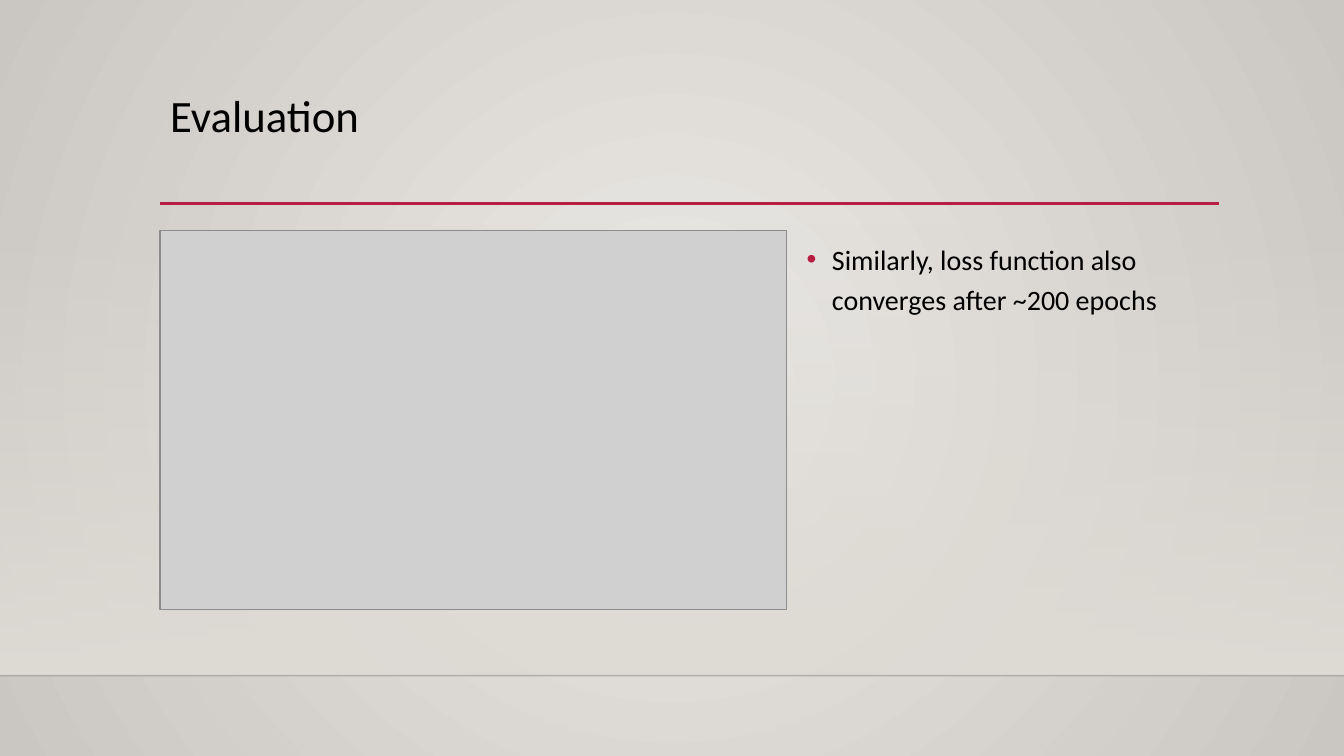
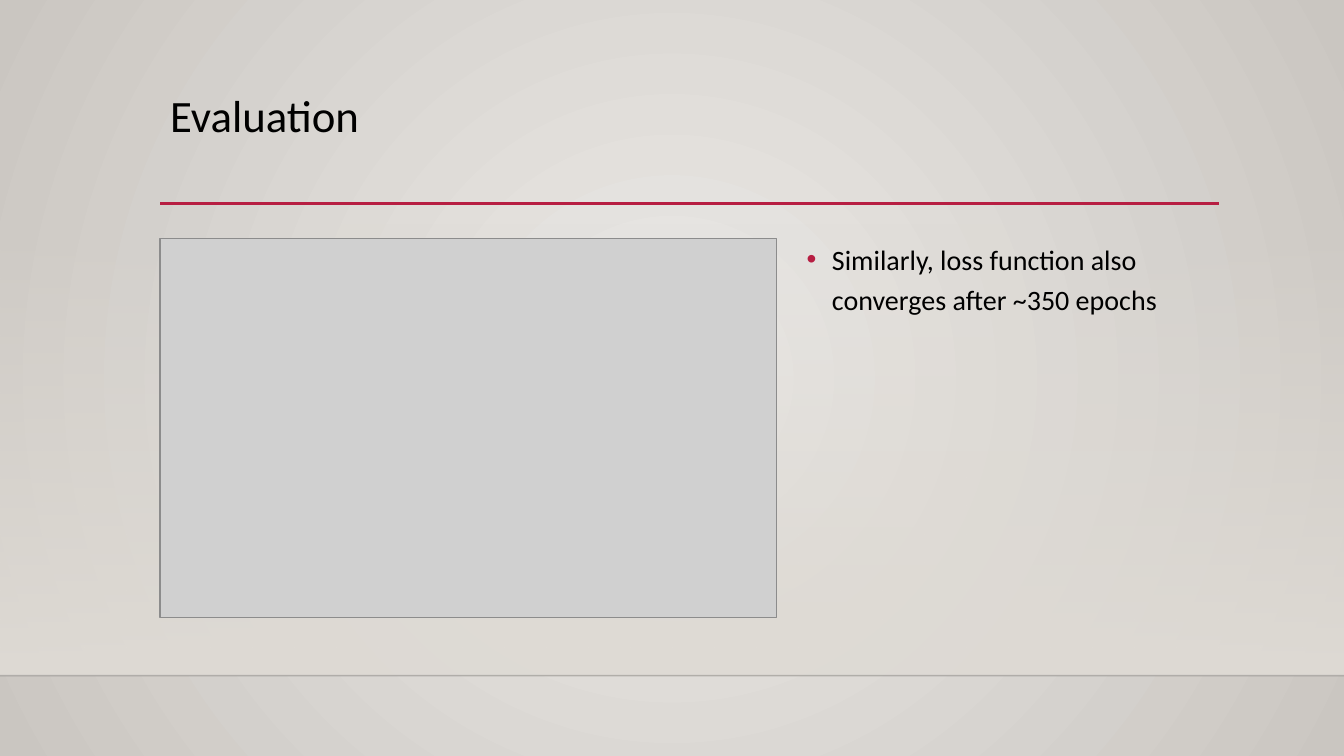
Before and after one commit to Kesterchia/Classifying-Chest-X-Rays, a slide deck: slide 19 of Identifying Covid-19 patients from Chest X-Rays.pptx (slide 18 before the commit). Drawn at 1344x756 pixels with LibreOffice and Linux fonts; fonts in the diff are those of the drawing; grey boxes stand for pictures; background and template pictures are left out. Boxes give left, top, right and bottom in pixels: in the first picture for what was removed or moved away, otherwise in the second. Text is boxed around its words. In the diff, an @@ line names an element or a change of style, - is before the commit and + after.

```diff
--- a/Identifying Covid-19 patients from Chest X-Rays.pptx
+++ b/Identifying Covid-19 patients from Chest X-Rays.pptx
@@ picture: place and size @@
-picture at (160,231,786,610)
+picture at (160,238,777,617)
@@ text at (832,250,1157,315): text changed @@
-• Similarly, loss function also converges after ~200 epochs
+• Similarly, loss function also converges after ~350 epochs
```
Also in this commit, not shown: 6 other slides changed, 4 slides added, 2 slides removed, 1 other file.
